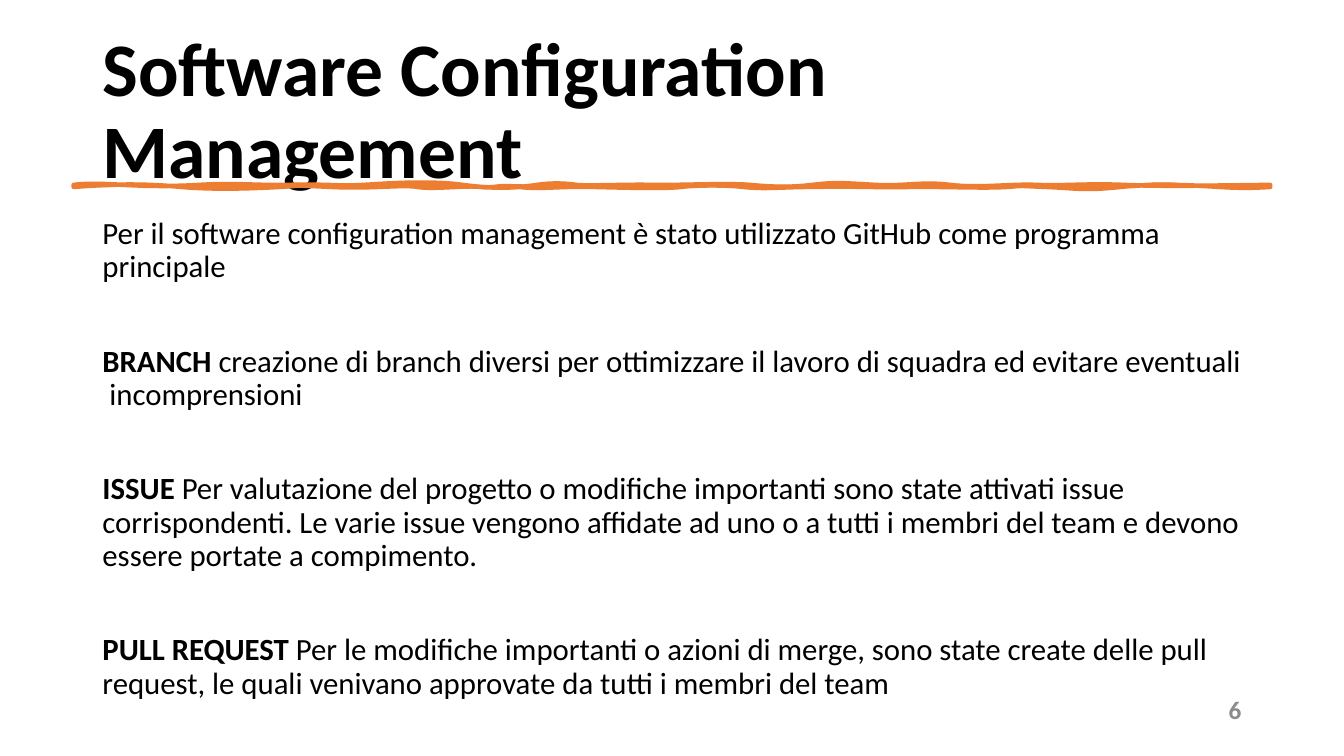
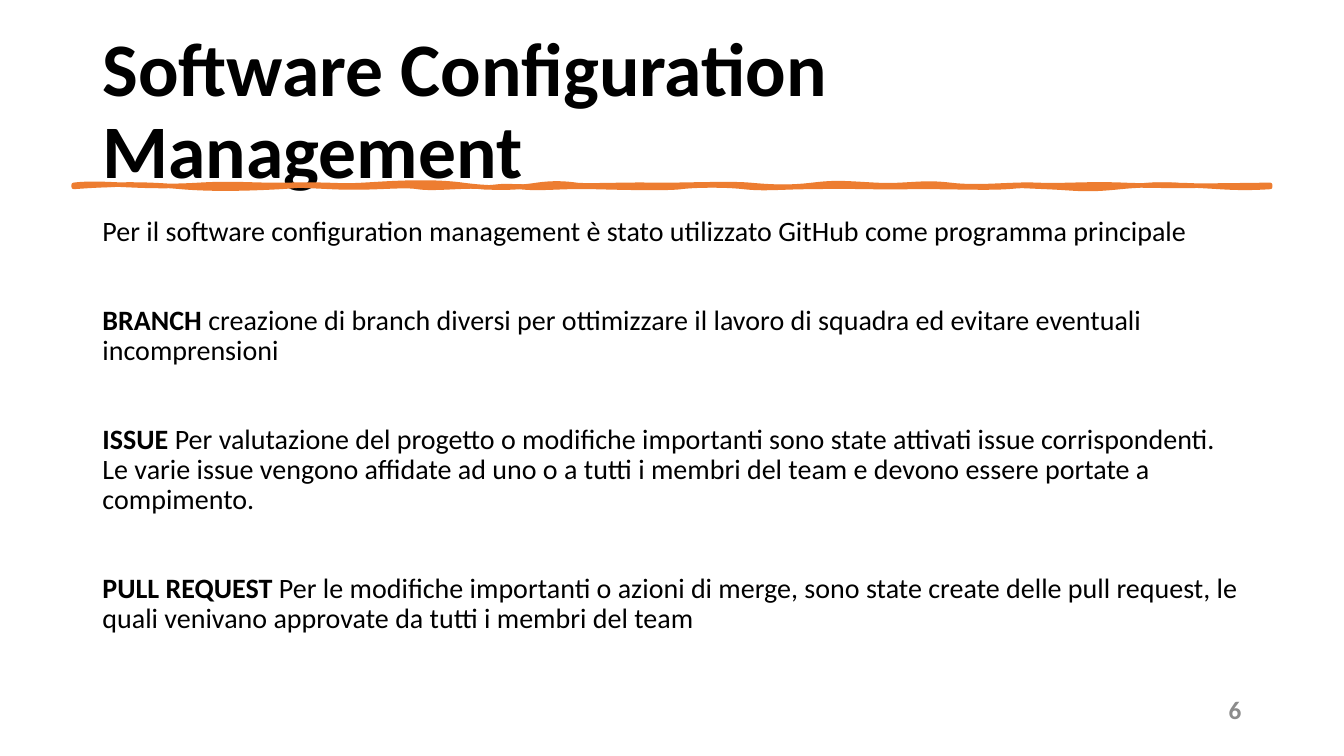
Before and after one commit to mangilimatteo/Progetto_Ingegneria_Software_Cattaneo_Mangili_Saini, a slide deck: slide 6 of Presentazione/Presentazione_Progetto.pptx. Drawn at 1344x756 pixels with LibreOffice and Linux fonts; fonts in the diff are those of the drawing. Boxes give left, top, right and bottom in pixels: in the first picture for what was removed or moved away, otherwise in the second. Text is boxed around its words. In the diff, an @@ line names an element or a change of style, - is before the commit and + after.

Commit message:
Update Presentazione Progetto
Correzione/sistemazione varie parti

```diff
--- a/Presentazione/Presentazione_Progetto.pptx
+++ b/Presentazione/Presentazione_Progetto.pptx
@@ text "Per il software configuration management ..." at (102,221,1237,633): size 22 to 20 pt @@
```
Also in this commit, not shown: 7 other slides changed.
